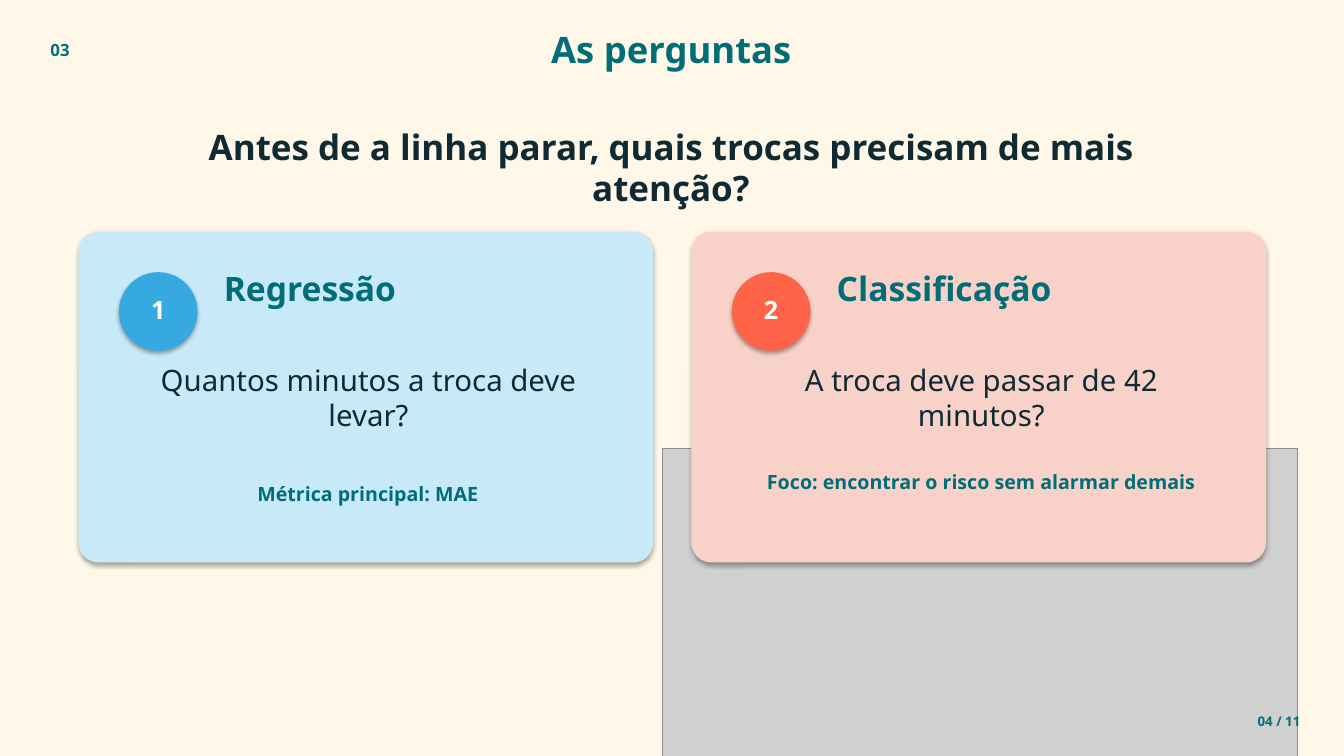
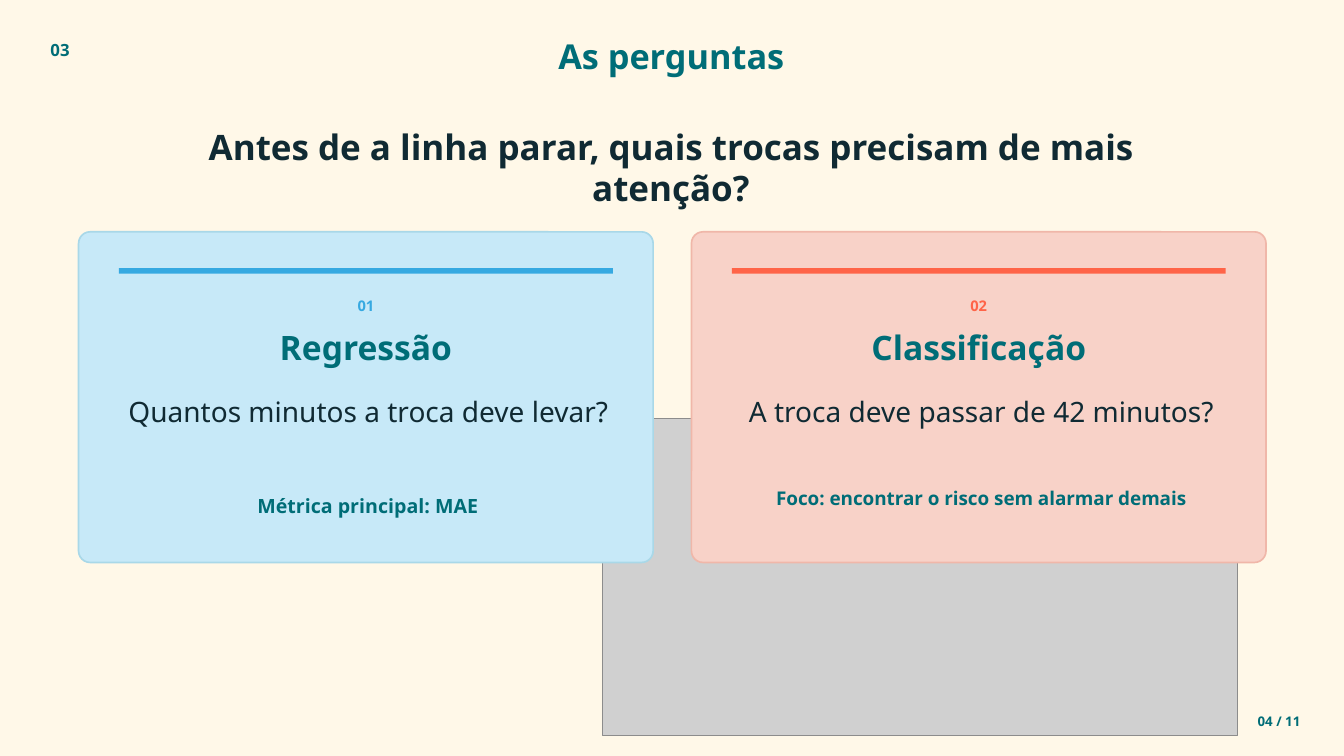
Before and after one commit to JulianaBallin/SMT-Changeover-Prediction, a slide deck: slide 4 of docs/apresentacao/apresentacao_smt_em_tempo.pptx. Drawn at 1344x756 pixels with LibreOffice and Linux fonts; fonts in the diff are those of the drawing; grey boxes stand for pictures. Boxes give left, top, right and bottom in pixels: in the first picture for what was removed or moved away, otherwise in the second. Text is boxed around its words. In the diff, an @@ line names an element or a change of style, - is before the commit and + after.

Commit message:
design(slides): modernize layout and alignment

```diff
--- a/docs/apresentacao/apresentacao_smt_em_tempo.pptx
+++ b/docs/apresentacao/apresentacao_smt_em_tempo.pptx
@@ text "As perguntas": place and size @@
-text "As perguntas" at (551, 37, 792, 72)
+text "As perguntas" at (558, 44, 784, 78)
@@ text "As perguntas" at (558, 44, 784, 78): size 26 to 24.5 pt @@
@@ rounded rectangle at (79, 232, 653, 563): outline none to #A9D8E8 1.2 pt; shadow off; proportions changed @@
@@ rounded rectangle at (692, 232, 1266, 563): outline none to #F0B7A9 1.2 pt; shadow off; proportions changed @@
@@ rectangle added at (119, 268, 613, 274), fill #36A9E1 @@
@@ rectangle added at (732, 268, 1226, 274), fill #FF6448 @@
@@ ellipse removed at (119, 272, 198, 351) @@
@@ ellipse removed at (732, 272, 811, 351) @@
@@ text "Regressão": place and size @@
-text "Regressão" at (224, 275, 396, 309)
+text "Regressão" at (280, 334, 452, 368)
@@ text "Regressão" at (280, 334, 452, 368): alignment left to centre @@
@@ text removed at (151, 301, 165, 319) @@
-1
@@ text added at (358, 300, 375, 311), 10.5 pt, text #36A9E1, bold @@
+01
@@ text "Classificação" at (871, 334, 1086, 368): alignment left to centre @@
@@ text "Classificação": place and size @@
-text "Classificação" at (837, 275, 1052, 309)
+text "Classificação" at (871, 334, 1086, 368)
@@ text removed at (764, 301, 778, 319) @@
-2
@@ text added at (970, 300, 987, 311), 10.5 pt, text #FF6448, bold @@
+02
@@ text "Quantos minutos a troca deve ...": place and size @@
-text "Quantos minutos a troca deve ..." at (161, 368, 576, 427)
+text "Quantos minutos a troca deve ..." at (128, 400, 608, 427)
@@ text "Quantos minutos a troca deve ..." at (128, 400, 608, 427): size 21 to 20 pt @@
@@ picture: place and size @@
-picture at (663, 449, 1299, 756)
+picture at (602, 418, 1237, 736)
@@ text "A troca deve passar de ...": place and size @@
-text "A troca deve passar de ..." at (805, 368, 1158, 427)
+text "A troca deve passar de ..." at (749, 400, 1214, 429)
@@ text "A troca deve passar de ..." at (749, 400, 1214, 429): size 21 to 20 pt @@
@@ text "Métrica principal: MAE": place and size @@
-text "Métrica principal: MAE" at (257, 486, 478, 506)
+text "Métrica principal: MAE" at (257, 498, 478, 518)
@@ text "Foco: encontrar o risco sem ...": place and size @@
-text "Foco: encontrar o risco sem ..." at (767, 474, 1195, 490)
+text "Foco: encontrar o risco sem ..." at (776, 490, 1186, 506)
@@ text "Foco: encontrar o risco sem ..." at (776, 490, 1186, 506): size 14 to 13.5 pt @@
```
Also in this commit, not shown: 10 other slides changed, 2 other files.
